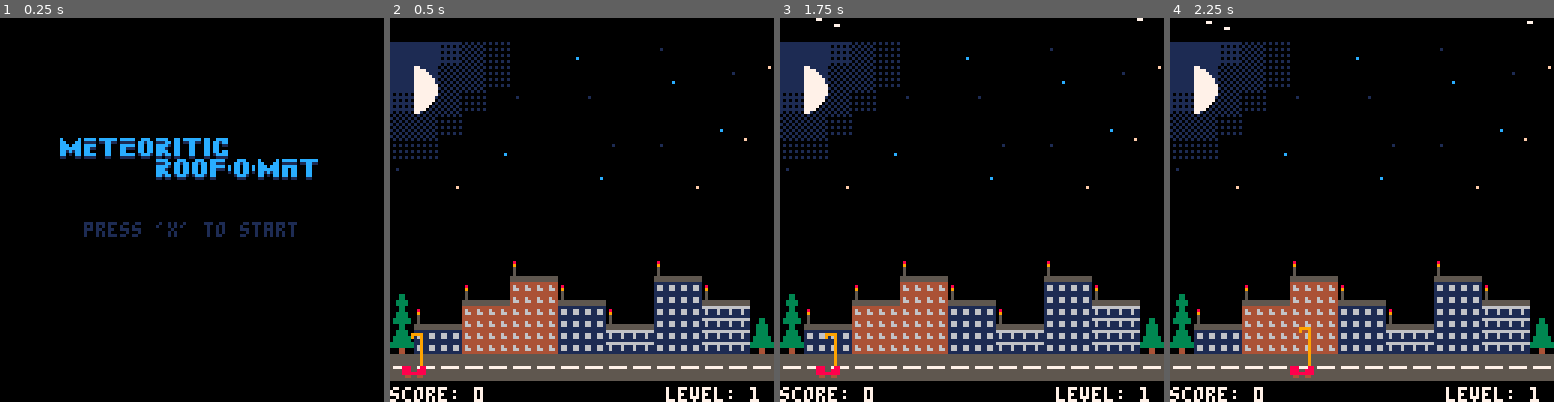
Above: before the commit, frames 1-4 (left to right).
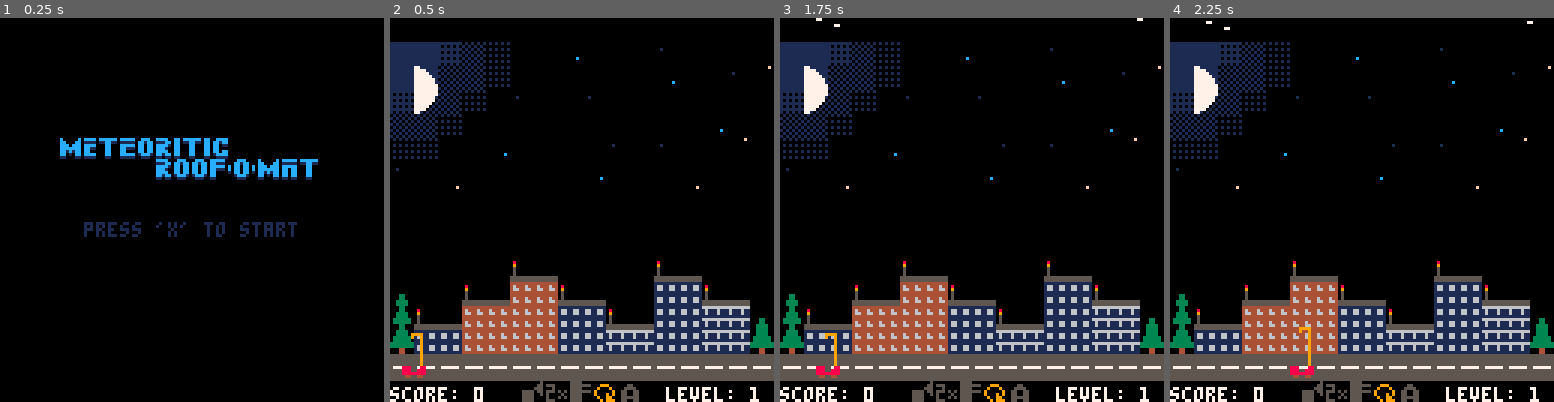
Above: after the commit, the same moments.

Repository: adam-sporka/pico-8-projects
Game: PICO-8 cartridge games/meteoritic-roof-o-mat/meteoritic-roof-o-mat.p8
The game is run twice, just before and just after one commit, with the same random seed, the same clock (stepped at 60 frames per second) and the same inputs.
Inputs:
- Up to frame 1 (0.25 s): no input
- Up to frame 2 (0.5 s): tap X (X key) at 0.33 s
- Up to frame 3 (1.75 s): tap O (Z key) at 0.7, 1.7 s; tap X (X key) at 1.07 s; hold Right from 1.6 s (still down)
- Up to frame 4 (2.25 s): tap X (X key) at 1.85 s; release Right at 2.1 s; tap O (Z key) at 2.1 s; hold Up from 2.15 s (still down)

Frame 1 is identical in both runs. In frame 2, 0.7% of the frame differs, in the area x 34-65%, y 94-100%; in frame 3, 0.7%; in frame 4, 0.7%.

Commit message:
Meteoritic Roof-o-mat (2016-05-15): Perks development; assets

Diff:
--- a/games/meteoritic-roof-o-mat/meteoritic-roof-o-mat.p8
+++ b/games/meteoritic-roof-o-mat/meteoritic-roof-o-mat.p8
@@ -7,7 +7,12 @@
 meteors=16
 level=1
 score=0
+arus=0
+aru_model=20
+level_up_every=200
 perks={}
+perk_names={}
+perk_desc={}
 w={}
 keys={}
 d={}
@@ -69,6 +74,8 @@
  w.bldgs[b].roof=0
  w.bldgs[b].health=100
  w.bldgs[b].color=flr(rnd(4)+16)
+ w.bldgs[b].aru=0
+ w.bldgs[b].aru_timeout=0
  for a=x,x+width-1 do
   w.x_to_bldg[a]=b
  end
@@ -134,6 +141,14 @@
    end
   end
  end
+ if w.bldgs[b].aru>0 then
+  if w.bldgs[b].aru_timeout>0 then
+   mset(get_bldg_x(b),get_bldg_wy(b)-1,22)
+   w.bldgs[b].aru_timeout-=1
+  else
+   mset(get_bldg_x(b),get_bldg_wy(b)-1,21)
+  end
+ end
 end
 
 function draw_bldgs()
@@ -141,13 +156,50 @@
 end
 
 function bldg_dmg_from_meteor(b)
- sfx(0,3)
- if b>0 then
-  w.bldgs[b].health-=25
-  if w.bldgs[b].health<=0 then
-   w.bldgs[b].state=203
-   app_state=1003
-  end
+ -- not on a building? play sound, do nothing
+ if b<=0 then
+  sfx(0,3)
+ else
+  if w.bldgs[b].aru>0 then
+   sfx(4,3)
+   w.bldgs[b].aru_timeout=16
+   w.bldgs[b].aru-=1
+  else
+   sfx(0,3)
+   w.bldgs[b].health-=25
+   if w.bldgs[b].health<=0 then
+    w.bldgs[b].state=203
+    app_state=1003
+   end
+  end
+ end
+end
+
+function is_deck_aligned(b)
+ if b<=0 then
+  return false
+ end
+ if get_bldg_h(b)*8==d.y then
+  return true
+ else
+  return false
+ end
+end
+
+function dir_deck_aligned(b)
+ if is_deck_aligned(b) then
+  return 0
+ elseif get_bldg_h(b)*8>d.y then
+  return 1
+ else
+  return -1
+ end
+end
+
+function bldg_install_aru(b)
+ if is_deck_aligned(b) then
+  w.bldgs[b].aru=aru_model
+  sfx(5,3)
  end
 end
 
@@ -155,7 +207,8 @@
  if b>0 then
   if w.bldgs[b].health<100 then
    sfx(2,2)
-   if get_bldg_h(b)*8==d.y then
+   if is_deck_aligned(b) then
+   --if get_bldg_h(b)*8==d.y then
     w.bldgs[b].health+=1
     add_score(1)
     if w.bldgs[b].health==100 then
@@ -248,11 +301,32 @@
  init_bldgs()
  init_deck()
  init_map()
- perks.speed=false
- perks.align=false
- perks.wrap=false
- perks.sturdy=false
- perks.ad_units=0
+ ad_units=0
+ perks[0]=false
+ perks[1]=false
+ perks[2]=false
+ perks[3]=true
+ perks[4]=false
+ perk_names[0]="auto-align"
+ perk_names[1]="double speed"
+ perk_names[2]="sturdy frame"
+ perk_names[3]="toroidal topology"
+ perk_names[4]="auto-repair unit"
+ perk_desc[0]={}
+ perk_desc[0][0]="deck aligns with the"
+ perk_desc[0][1]="roof level"
+ perk_desc[1]={}
+ perk_desc[1][0]="the vehicle moves"
+ perk_desc[1][1]="twice as fast"
+ perk_desc[2]={}
+ perk_desc[2][0]="no rectracting"
+ perk_desc[2][1]="before left/right"
+ perk_desc[3]={}
+ perk_desc[3][0]="exit screen left, re-"
+ perk_desc[3][1]="enter right and v.v."
+ perk_desc[4]={}
+ perk_desc[4][0]="press 'x' in game to"
+ perk_desc[4][1]="install ARU on a roof"
 end
 
 function update_world()
@@ -287,16 +361,44 @@
  line(d.x+6, d.sy, d.x+6, d.sy-d.y, 9)
 end
 
+function do_align_perk()
+ if perks[0] then
+  b=w.x_to_bldg[flr(d.x/8)]
+  if b>0 then
+   d.vy=speed*dir_deck_aligned(b)
+   if d.vy!=0 then
+    d.state=302
+   end
+  end
+ end
+end
+
+function init_lateral_movement()
+ d.state=301
+ minx=0
+ maxx=120
+ if perks[3] then
+  minx=-8
+  maxx=128
+ end
+ if is_held(0) and d.x>minx then d.vx=-speed end
+ if is_held(1) and d.x<maxx then d.vx+=speed end
+ d.x+=d.vx
+end
+
+was_state=300
 function update_deck()
+ -- speed perk
+ speed=2
+ if perks[1] then speed=4 end
  -- idle
  if d.state==300 then
+  was_state=300
   d.spray=0
   d.vx=0
+  do_align_perk()
   if is_held(0) or is_held(1) then
-   d.state=301
-   if is_held(0) and d.x>0 then d.vx=-2 end
-   if is_held(1) and d.x<120 then d.vx+=2 end
-   d.x+=d.vx
+   init_lateral_movement()
   elseif is_held(2) then
    b=w.x_to_bldg[flr(d.x/8)]
    if b>0 then
@@ -310,7 +412,11 @@
   d.spray=0
   d.x+=d.vx
   if d.x%8==0 then
-   d.state=300
+   -- return to the state based on sturdy frame or not
+   if d.x==-8 then d.x=128
+   elseif d.x==128 then d.x=-8
+   else d.state=was_state
+   end
   end
  -- move up/down
  elseif d.state==302 then
@@ -324,18 +430,33 @@
   end
  -- stabilized
  elseif d.state==303 then
+  was_state=303
+  do_align_perk()
   if is_held(0) or is_held(1) then
-   d.vy=-2
-   d.state=302
+   -- is sturdy frame? no need to retract
+   if perks[2] then
+    d.spray=0
+    d.vx=0
+    init_lateral_movement()
+   else
+    d.vy=-2
+    d.state=302
+   end
   elseif is_held(2) or is_held(3) then
    d.vy=0
-   if is_held(2) then d.vy+=2 end
-   if is_held(3) then d.vy-=2 end
+   if is_held(2) then d.vy+=speed end
+   if is_held(3) then d.vy-=speed end
    d.state=302
   elseif is_held(4) then
    b=w.x_to_bldg[flr(d.x/8)]
    d.spray=1
    bldg_health_from_deck(b)
+  elseif is_pressed(5) then
+   if arus>0 then
+    b=w.x_to_bldg[flr(d.x/8)]
+    bldg_install_aru(b)
+    arus-=1
+   end
   end
  end
 end
@@ -352,10 +473,11 @@
  h=flr(rnd(7)+1)
  w.bldgs[h].h+=1
  level=eligible_level()
+ app_state=1100
 end
 
 function eligible_level()
- return flr(score/200)+1
+ return flr(score/level_up_every)+1
 end
 
 function add_score(delta)
@@ -367,17 +489,109 @@
 
 -------------------------------
 
+function draw_perks()
+ for a=0,4 do
+  idx=96+a
+  if perks[a] then
+   idx+=16
+  end
+  spr(idx,44+a*8,120)
+ end
+ if arus>0 then
+  spr(116,76,120)
+ end
+end
+
+-------------------------------
+
+store_cursor=0
+store_chosen=0
+function upd_store_ui()
+ if store_chosen==0 then
+  if (is_pressed(2)) then
+   store_cursor-=1
+   if (store_cursor<0) then store_cursor=4 end
+  elseif (is_pressed(3)) then
+   store_cursor+=1
+   if (store_cursor>4) then store_cursor=0 end
+  elseif (is_pressed(5)) then
+   if store_cursor==4 then
+    arus+=1
+    sfx(1,3)
+    store_chosen=1
+   else
+    if perks[store_cursor]==false then
+     perks[store_cursor]=true
+     sfx(1,3)
+     store_chosen=1
+    end
+   end
+  end
+ else
+  if (is_pressed(5)) then
+   app_state=1002
+  end
+ end
+end
+
+function reset_store_ui()
+ store_cursor=0
+ store_chosen=0
+end
+
+function draw_store_ui()
+ -- frame
+ rectfill(16,20,111,103,0)
+ rect(16,20,111,103,7)
+ rect(15,19,112,104,0)
+ -- cursor highlight
+ rectfill(20,store_cursor*8+40,107,store_cursor*8+47,1)
+ -- perks
+ for a=0,4 do
+  color=6
+  if store_chosen==1 then color=1 end
+  if perks[a]==true then color=1 end
+  if store_cursor==a then color=7 end
+  if store_cursor==a and perks[a] then color=5 end
+  print(perk_names[a],32,a*8+43,color)
+  spr(a+112,20,a*8+40)
+ end
+ if store_chosen==1 then
+  print("level up.",20,24,12)
+  print("perk chosen!",20,30,12)
+  print("'x' to resume game",20,94,12)
+ else
+  print("level up. get a perk!",20,24,12)
+  print("press 'x' to confirm",20,30,12)
+  print(perk_desc[store_cursor][0],20,88,12)
+  print(perk_desc[store_cursor][1],20,94,12)
+ end
+end
+
+-------------------------------
+
 function _update()
  upd_keys()
+ -- intro screen
  if app_state==1000 then
   if is_released(5) then
    app_state=1001
   end
+ -- initialization
  elseif app_state==1001 then
   initialize_game()
   app_state=1002
+ -- game
  elseif app_state==1002 then
   update_world()
+ -- store_reset
+ elseif app_state==1100 then
+  reset_store_ui()
+  app_state=1101
+ -- store
+ elseif app_state==1101 then
+  upd_store_ui()
+ -- game over
  elseif app_state==1003 then
   if is_released(5) then
    app_state=1000
@@ -412,10 +626,14 @@
   map(0,0,0,0,16,16)
   draw_meteors()
   draw_deck()
+  draw_perks()
   end
  if app_state==1003 then
   print("game over", 46, 60, 7)
- print("press 'x' to start over", 18, 68, 1)
+  print("press 'x' to start over", 18, 68, 1)
+ end
+ if app_state==1101 then
+  draw_store_ui()
  end
 end
 
Not shown, changed: 23 lines of the sprite sheet (__gfx__) section of games/meteoritic-roof-o-mat/meteoritic-roof-o-mat.p8
Not shown, changed: the music (__music__) section of games/meteoritic-roof-o-mat/meteoritic-roof-o-mat.p8
Not shown, changed: the sound effects (__sfx__) section of games/meteoritic-roof-o-mat/meteoritic-roof-o-mat.p8
